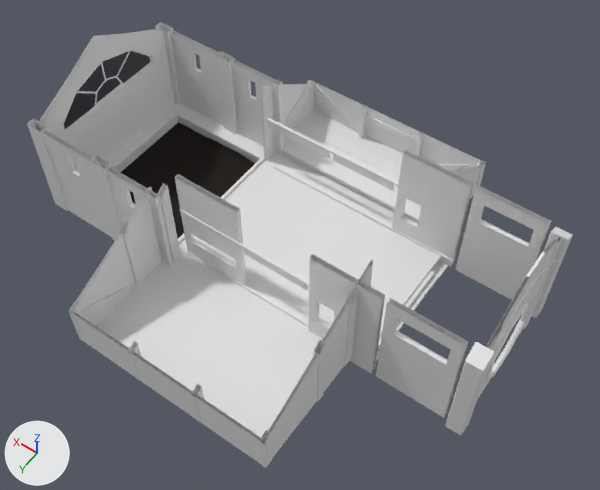
The Blender file Assets/KoboldKare/Models/PlayerHome/PlayerHouse.blend: old version first, new version second.
One viewpoint serves both versions: a 50 mm camera at (-19.1, 22.4, 35.2) aimed at (-4.2, 1.5, 2.4). Every picture has the same lights, and +X, +Y and +Z are marked at lower left.

Names of what the first picture shows: 'CobbleStructure', 'Dirt', 'Window', 'WoodBeams'.
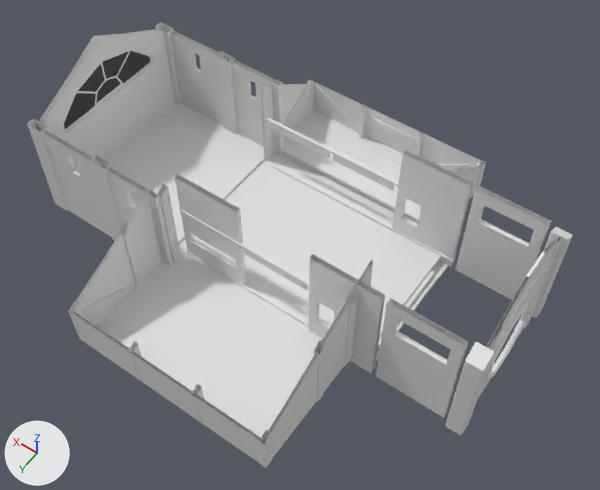
Commit message: House reorganization

Boxes (x1, y1, x2, y2) around the edits, measured in the pictures (600 x 490 px):
```json
{"object": "Dirt", "change": "deleted", "before": [120, 122, 255, 238], "on screen": "black"}
{"part": 1, "of": "me_cube_019_cube_055", "change": "cut back", "before": [112, 112, 264, 242], "after": [112, 112, 264, 242]}
```

The change, as JSON lines over the scene's bpy script:
```json
{"block": "me_cube_019_cube_055", "where": "# used by ob_cobblestructure; location = (0.0, 0.0, 0.0); rotation_euler = (1.571, 0.0, 0.0), in degrees (90, 0, 0)"}
{"op": "remove", "block": "me_cube_019_cube_055", "code": "me_cube_019_cube_055.from_pydata(...)  # 651 vertices, 439 faces; spans x -15.2..10.1, y -0.8..7.9, z -11.0..8.8"}
{"op": "add", "block": "me_cube_019_cube_055", "code": "me_cube_019_cube_055.from_pydata(...)  # 631 vertices, 420 faces; spans x -15.2..10.1, y -0.8..7.9, z -11.0..8.8"}
{"block": "me_cube_019_cube_055", "change": "me_cube_019_cube_055 part 1"}
{"block": "me_cube_019_cube_055", "change": "20 vertices are removed from x 2.2..9.0, y -0.8..0.1, z -4.0..4.0"}
{"block": "me_cube_019_cube_055", "change": "20 faces are deleted"}
{"block": "me_cube_019_cube_055", "change": "1 new face joins them"}
{"op": "remove", "block": "ob_dirt", "code": ["ob_dirt = bpy.data.objects.new('Dirt', me_firepitpatch_plane_017)", "ob_dirt.location = (0.0, 0.0, 0.0)", "ob_dirt.rotation_euler = (1.571, 0.0, 0.0)  # degrees (90, 0, 0)"]}
```
